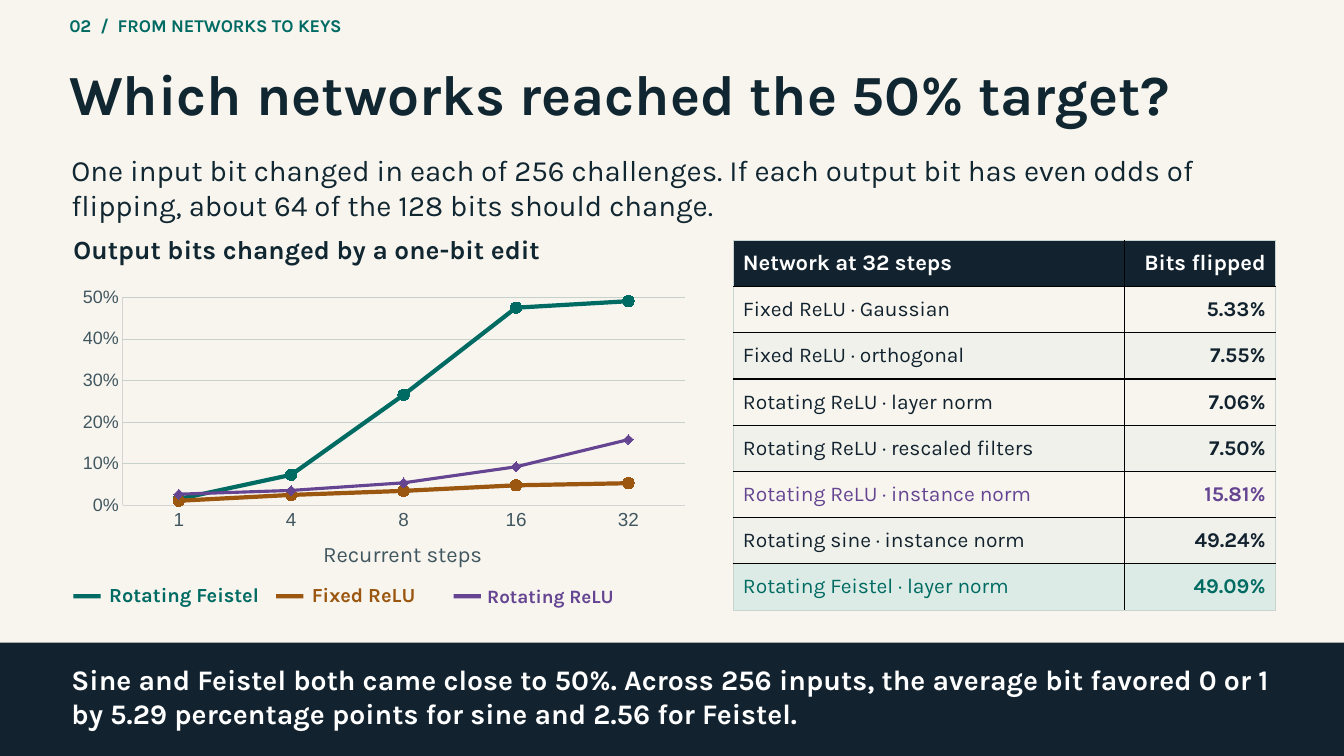
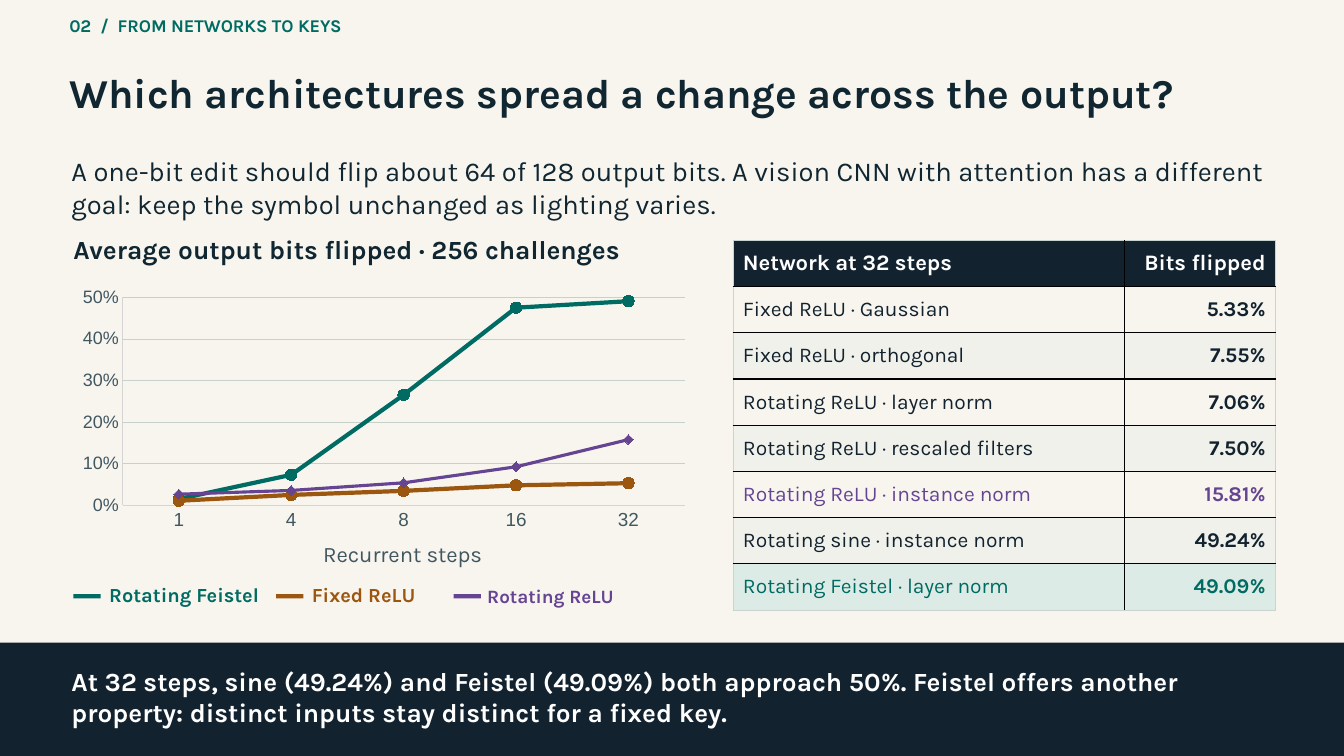
Before and after one commit to magnux/neural_cryptography, a slide deck: slide 9 of docs/presentation/neural-cryptography.pptx. Drawn at 1344x756 pixels with LibreOffice and Linux fonts; fonts in the diff are those of the drawing. Boxes give left, top, right and bottom in pixels: in the first picture for what was removed or moved away, otherwise in the second. Text is boxed around its words. In the diff, an @@ line names an element or a change of style, - is before the commit and + after.

Commit message:
Explain how the key and optical corrector need different neural architectures

```diff
--- a/docs/presentation/neural-cryptography.pptx
+++ b/docs/presentation/neural-cryptography.pptx
@@ text at (69,78,1173,119): text changed; size 40.5 to 29.2 pt @@
-Which networks reached the 50% target?
+Which architectures spread a change across the output?
@@ text at (71,162,1263,221): text changed; size 21 to 19.5 pt @@
-One input bit changed in each of 256 challenges. If each output bit has even odds of flipping, about 64 of the 128 bits should change.
+A one-bit edit should flip about 64 of 128 output bits. A vision CNN with attention has a different goal: keep the symbol unchanged as lighting varies.
@@ text at (73,240,620,266): text changed @@
-Output bits changed by a one-bit edit
+Average output bits flipped · 256 challenges
@@ text at (71,671,1177,729): text changed; size 20.2 to 18.8 pt @@
-Sine and Feistel both came close to 50%. Across 256 inputs, the average bit favored 0 or 1 by 5.29 percentage points for sine and 2.56 for Feistel.
+At 32 steps, sine (49.24%) and Feistel (49.09%) both approach 50%. Feistel offers another property: distinct inputs stay distinct for a fixed key.
```
Also in this commit, not shown: 27 other slides changed, 1 other file.
